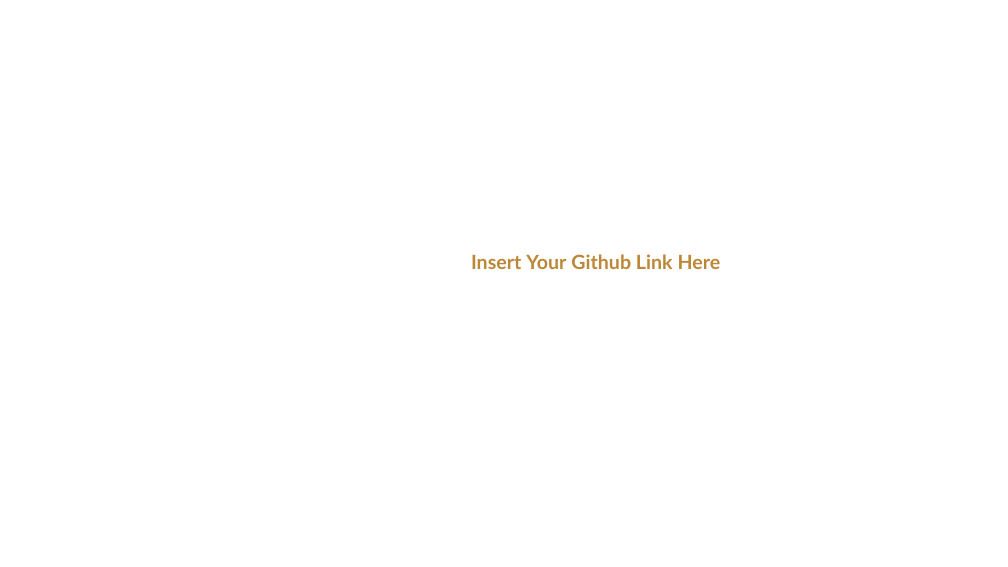
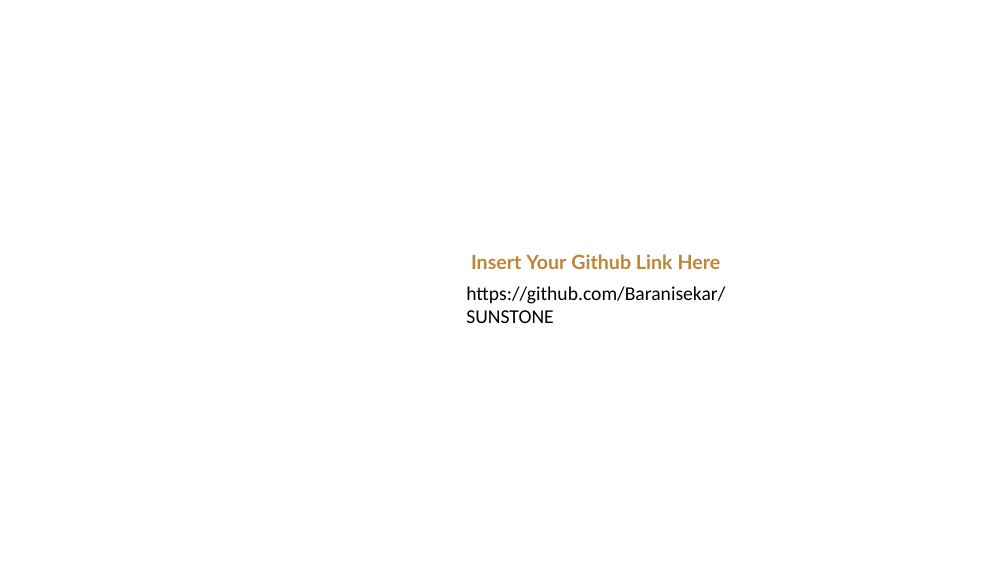
Before and after one commit to Baranisekar/SUNSTONE, a slide deck: slide 8 of SRS.pptx. Drawn at 1008x567 pixels with LibreOffice and Linux fonts; fonts in the diff are those of the drawing; background and template pictures are left out. Boxes give left, top, right and bottom in pixels: in the first picture for what was removed or moved away, otherwise in the second. Text is boxed around its words. In the diff, an @@ line names an element or a change of style, - is before the commit and + after.

```diff
--- a/SRS.pptx
+++ b/SRS.pptx
@@ text added at box(466, 286, 725, 323), 14 pt, text #000000 @@
+https://github.com/Baranisekar/SUNSTONE
```
Also in this commit, not shown: 53 other files.
